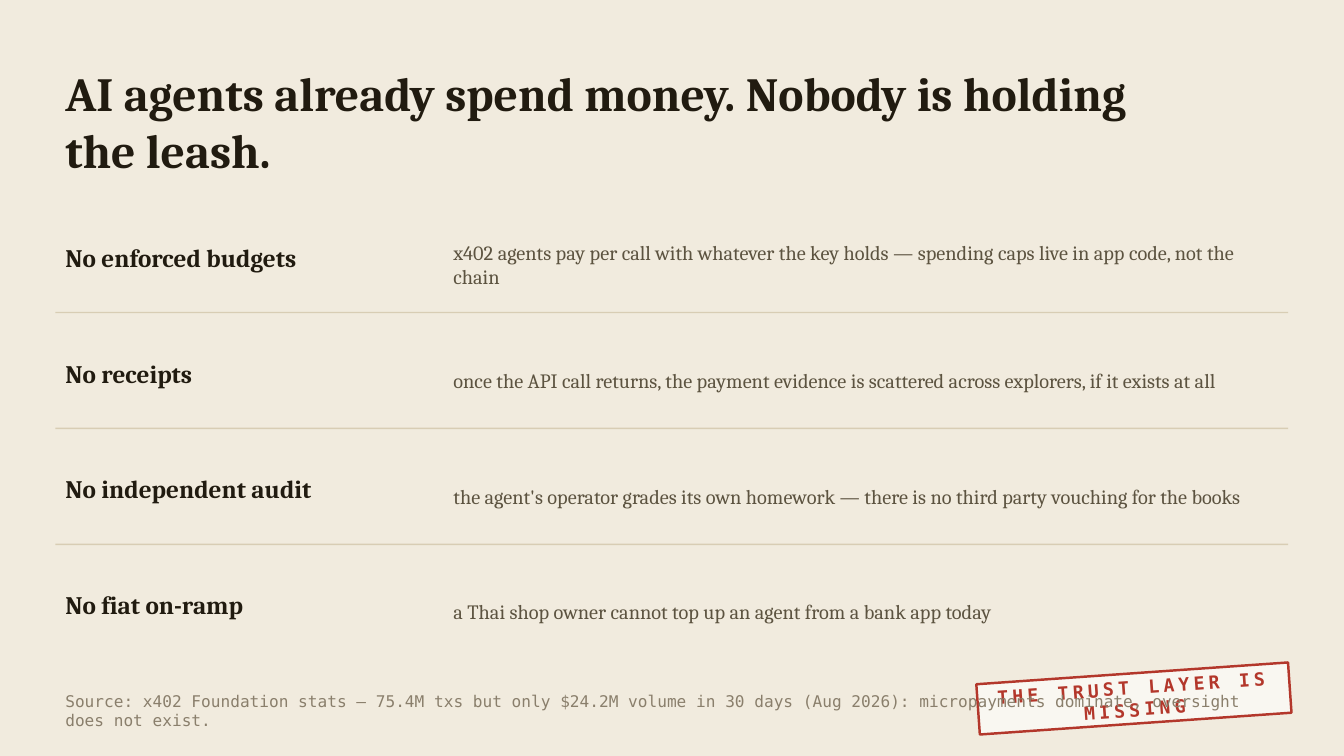
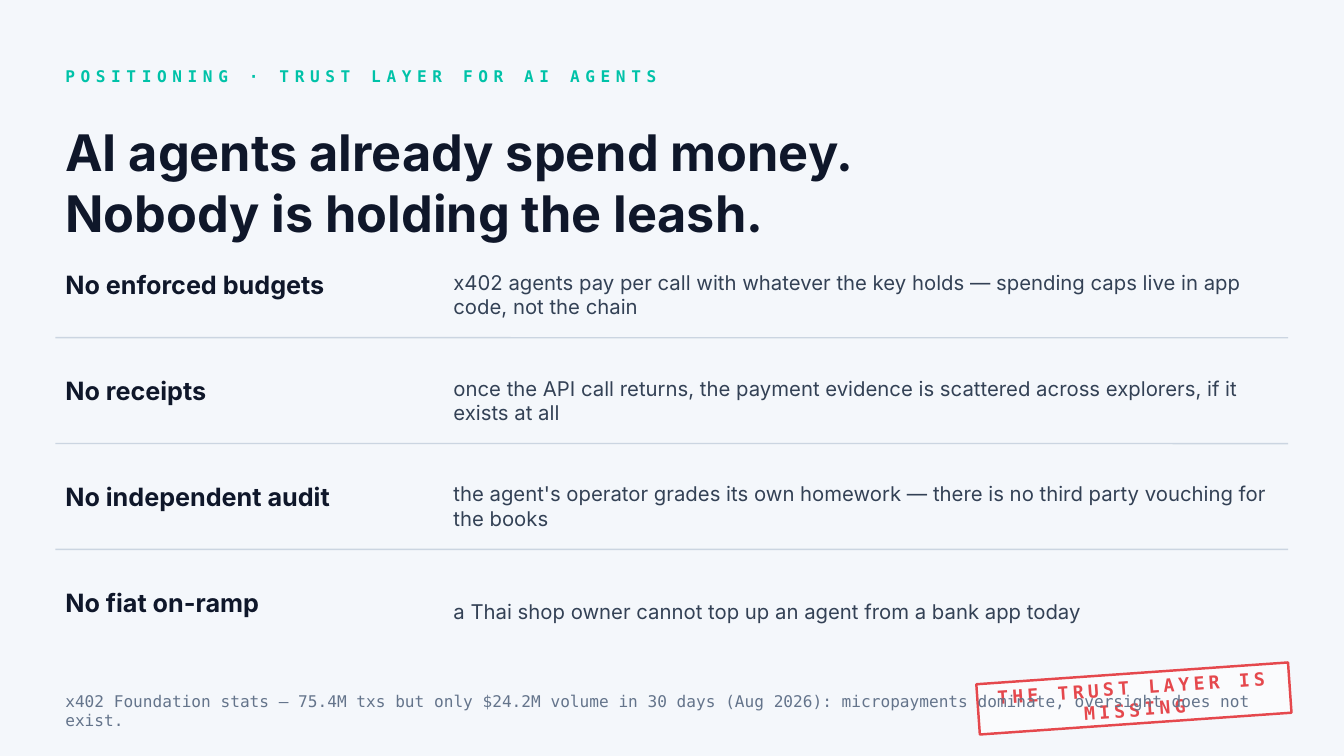
Before and after one commit to Poom5741/leashed-agent, a slide deck: slide 2 of docs/slides/leashed-agent-slides.pptx. Drawn at 1344x756 pixels with LibreOffice and Linux fonts; fonts in the diff are those of the drawing. Boxes give left, top, right and bottom in pixels: in the first picture for what was removed or moved away, otherwise in the second. Text is boxed around its words. In the diff, an @@ line names an element or a change of style, - is before the commit and + after.

Commit message:
M14: redesign — Trust Layer positioning + fintech SPA + reframed deck
Frontend (apps/web-agents):
- New design system in styles.css: deep navy + electric teal palette,
  fintech card-grid layout, semantic tokens (--accent, --ok, --warn,
  --danger, --muted, --shadow-*, --r-*)
- App shell reworked — sidebar nav (Agents, Services) with brand mark
  + tagline + responsive collapse to top-bar on mobile
- AgentsListPage: hero strip with TRUST LAYER · v2 eyebrow + headline +
  paragraph + 4 trust-pill chips; card grid retains Revoke button
- PassbookPage: hero strip with lease-state headline + meta-grid
  (status, leaseState, spending cap, created) + trust-layer audit panel
- ServicesPage: marketplace hero + search input + filtered table
- All three pages typecheck + build clean (45 modules, 9.83 kB CSS,
  273 kB JS)
- In-app browser click test confirms /agents, /agents/0xaa, /services
  render correctly with the new palette

Slides (docs/slides):
- Reframed all 9 slides around Trust Layer for AI Agents positioning
- New palette matches SPA: DARK=#0B1A2F, ACCENT=#00C2A8, INK=#0F172A
- Cover: LEASHED AGENT PLATFORM headline + TRUST LAYER FOR AI AGENTS
  eyebrow + One leash, every payment, independently checked. tagline
- Slide 2: AI agents already spend money. Nobody is holding the leash.
  reframed under POSITIONING · TRUST LAYER FOR AI AGENTS eyebrow
- Slide 3: The Four Pieces — Leash · Receipts · Audit · Funding with
  electric-teal accent on the load-bearing pillars
- Slide 5 (live evidence): broken out per trust-layer promise
- Slide 6 (evidence table): columns relabeled as Promise / Rail /
- Slide 7 (track map): each track relabeled to serve the trust layer
- Slide 8 (rubric): TRUST LAYER SCORES ON ALL FIVE eyebrow
- Slide 9 (closing): The trust layer for AI agents. CTA
- PPTX rebuilt (2.4 MB, leashed-agent-slides.pptx)

```diff
--- a/docs/slides/leashed-agent-slides.pptx
+++ b/docs/slides/leashed-agent-slides.pptx
@@ background #F1EBDE to #F4F7FB @@
@@ text added at (65,70,656,83), 11.5 pt, text #00C2A8, bold @@
+POSITIONING · TRUST LAYER FOR AI AGENTS
@@ text at (65,134,853,243): text changed; size 34 to 36 pt; font Cambria to Inter; text colour #211B10 to #0F172A @@
-AI agents already spend money. Nobody is holding the leash.
+AI agents already spend money.
+Nobody is holding the leash.
@@ font Cambria to Inter, text colour #211B10 to #0F172A in 4 elements at (65,592,259,617), (65,486,330,511), (65,380,206,405), (65,275,325,299) @@
@@ text "No enforced budgets": place and size @@
-text "No enforced budgets" at (65,249,296,273)
+text "No enforced budgets" at (65,275,325,299)
@@ font Cambria to Inter, text colour #5C5340 to #334155 in 4 elements at (453,603,1081,624), (453,485,1266,526), (453,380,1237,421), (453,275,1240,318) @@
@@ text "x402 agents pay per call ...": place and size @@
-text "x402 agents pay per call ..." at (453,246,1234,284)
+text "x402 agents pay per call ..." at (453,275,1240,318)
@@ text "No receipts": place and size @@
-text "No receipts" at (65,365,192,389)
+text "No receipts" at (65,380,206,405)
@@ line moved from (55, 313) - (1289, 313) to (55, 338) - (1289, 338) @@
@@ line (55, 338) - (1289, 338): stroke #D8CDB4 1 pt to #CBD5E1 1 pt @@
@@ text "once the API call returns, ...": place and size @@
-text "once the API call returns, ..." at (453,373,1216,393)
+text "once the API call returns, ..." at (453,380,1237,421)
@@ line moved from (55, 429) - (1289, 429) to (55, 444) - (1289, 444) @@
@@ line (55, 444) - (1289, 444): stroke #D8CDB4 1 pt to #CBD5E1 1 pt @@
@@ line moved from (55, 544) - (1289, 544) to (55, 549) - (1289, 549) @@
@@ line (55, 549) - (1289, 549): stroke #D8CDB4 1 pt to #CBD5E1 1 pt @@
@@ rectangle "THE TRUST LAYER IS MISSING" at (977,663,1292,735): text colour #B3372B to #E5484D; outline #B3372B 1.75 pt to #E5484D 1.75 pt @@
@@ text at (65,693,1249,726): text changed; text colour #8A7F6C to #64748B @@
-Source: x402 Foundation stats — 75.4M txs but only $24.2M volume in 30 days (Aug 2026): micropayments dominate, oversight does not exist.
+x402 Foundation stats — 75.4M txs but only $24.2M volume in 30 days (Aug 2026): micropayments dominate, oversight does not exist.
```
Also in this commit, not shown: 7 other slides changed, 1 slide added, 1 slide removed, 6 other files.
